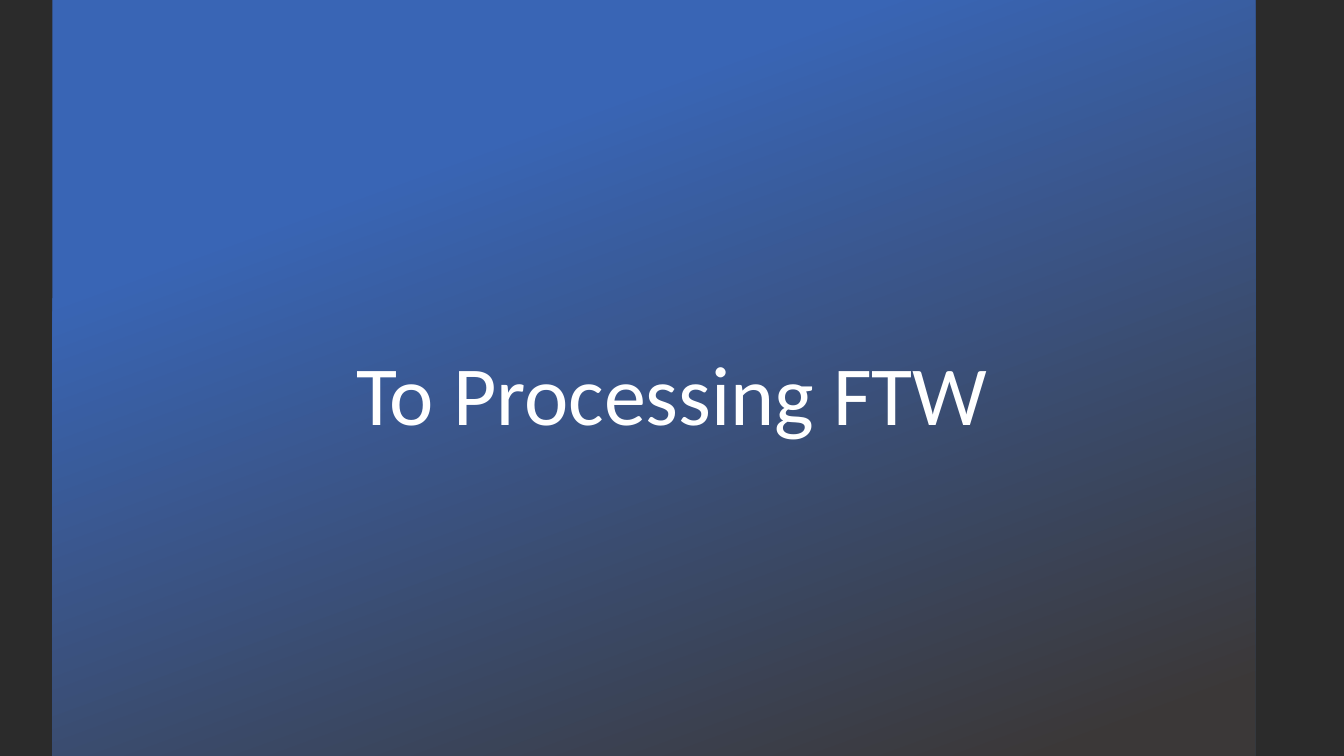
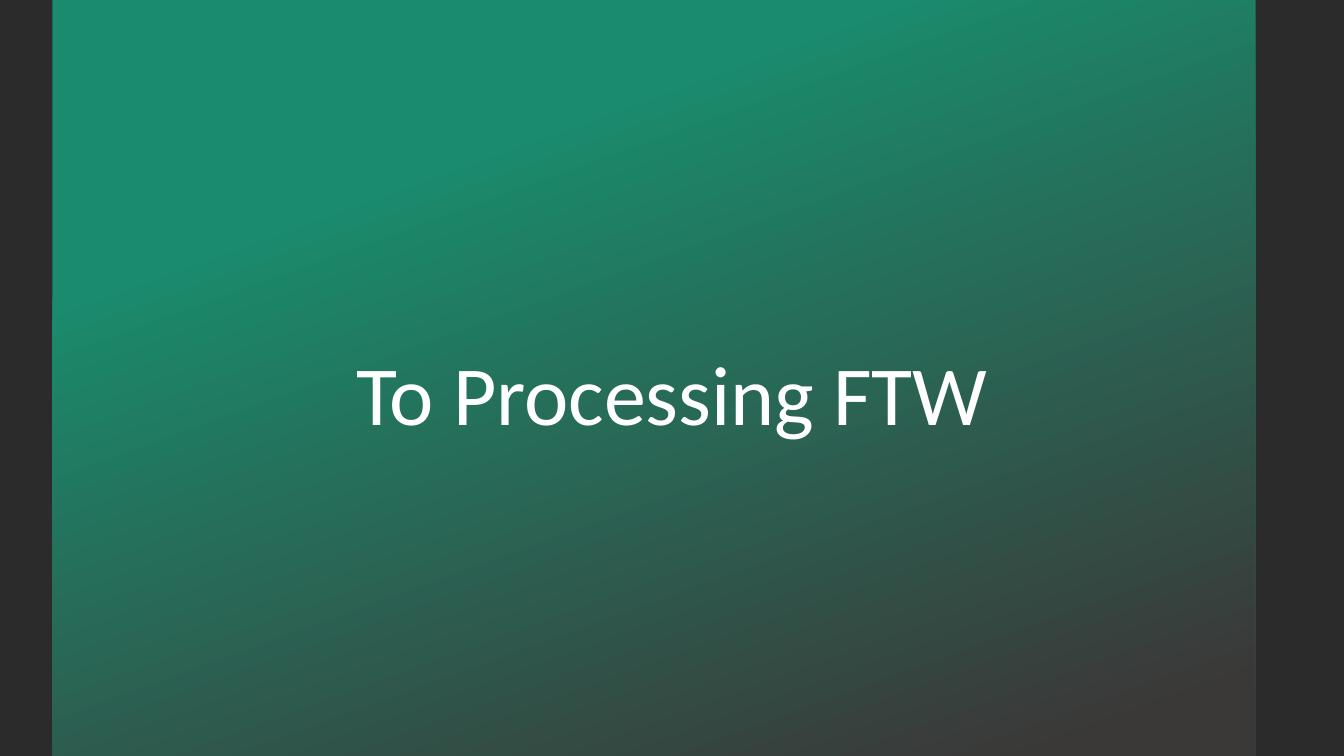
Before and after one commit to nautoguide/presentations, a slide deck: slide 9 of QGISUG_SW_March_2019/SW User Group Population Presentation.pptx. Drawn at 1344x756 pixels with LibreOffice and Linux fonts; fonts in the diff are those of the drawing; background and template pictures are left out; a plain dark background stands for a picture behind light text. Boxes give left, top, right and bottom in pixels: in the first picture for what was removed or moved away, otherwise in the second. Text is boxed around its words. In the diff, an @@ line names an element or a change of style, - is before the commit and + after.

```diff
--- a/QGISUG_SW_March_2019/SW User Group Population Presentation.pptx
+++ b/QGISUG_SW_March_2019/SW User Group Population Presentation.pptx
@@ rectangle at [52, 0, 1255, 756]: fill gradient #3965B5 to #3B3838 to gradient #1A8B6C to #3B3838 @@
```
Also in this commit, not shown: 1 slide added, 3 other files.
